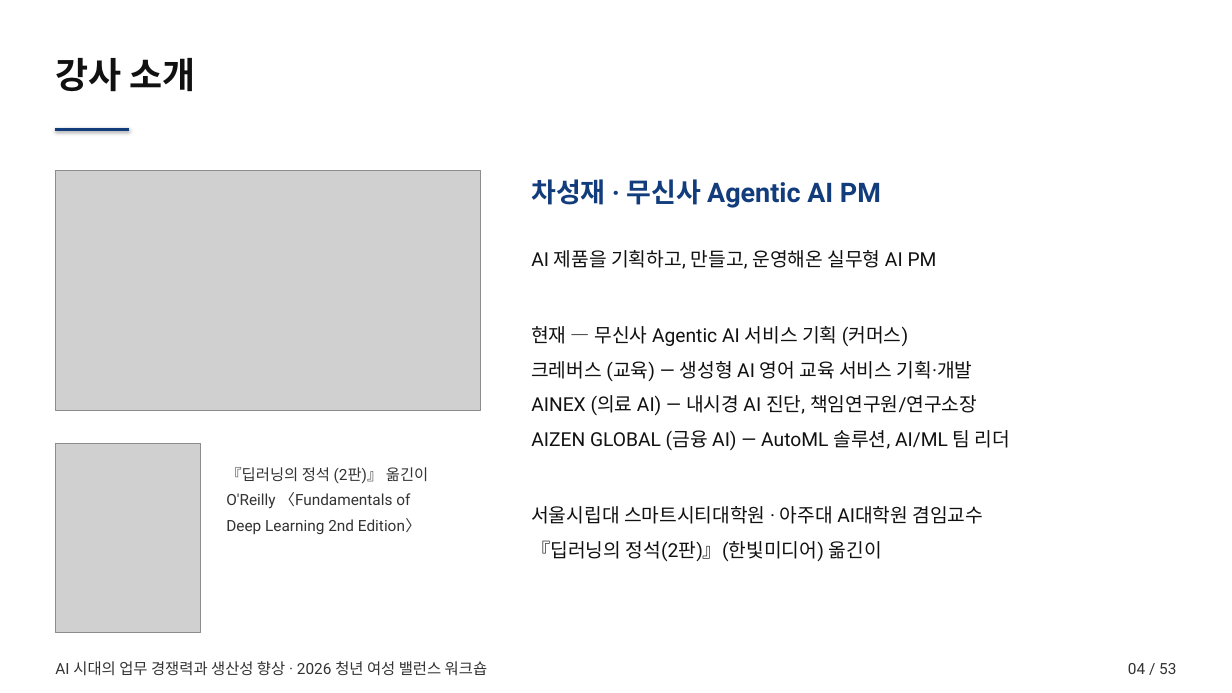
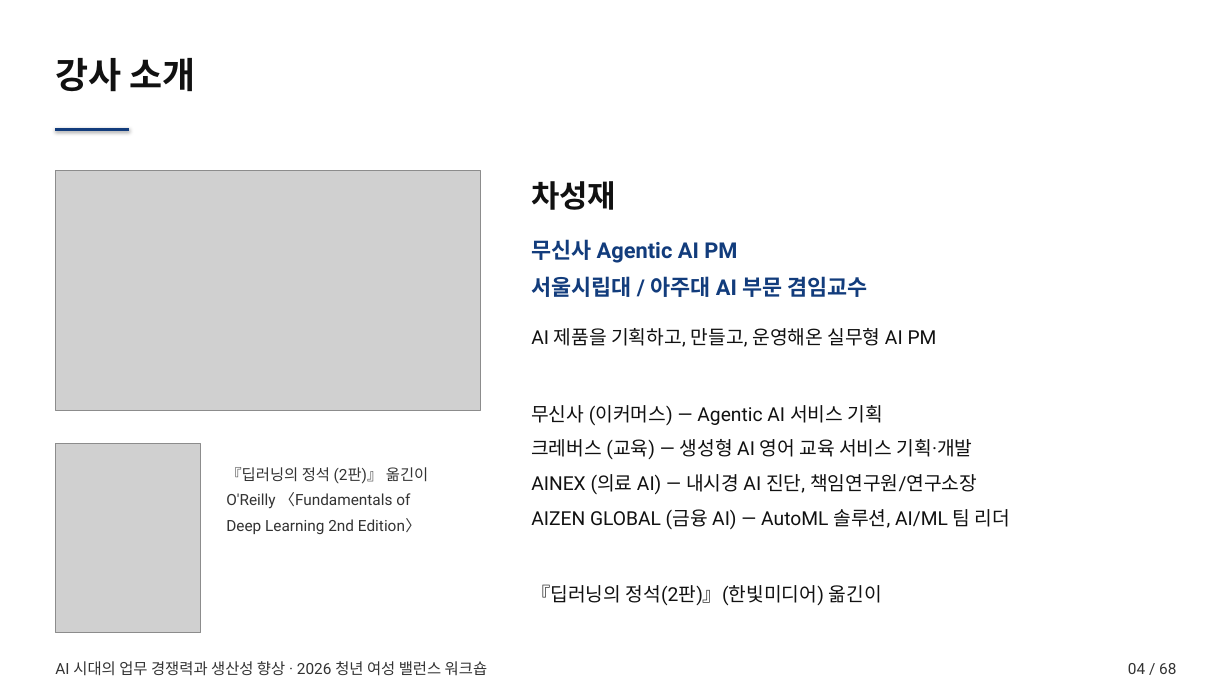
Before and after one commit to smilesjcha/how-to-work-better, a slide deck: slide 4 of lectures/20260723-worklife-ax-workshop/output/worklife-ax-workshop.pptx. Drawn at 1232x693 pixels with LibreOffice and Linux fonts; fonts in the diff are those of the drawing; grey boxes stand for pictures. Boxes give left, top, right and bottom in pixels: in the first picture for what was removed or moved away, otherwise in the second. Text is boxed around its words. In the diff, an @@ line names an element or a change of style, - is before the commit and + after.

```diff
--- a/lectures/20260723-worklife-ax-workshop/output/worklife-ax-workshop.pptx
+++ b/lectures/20260723-worklife-ax-workshop/output/worklife-ax-workshop.pptx
@@ text at (531,181,616,210): text changed; size 21 to 24 pt; text colour #123C7C to #111111 @@
-차성재 · 무신사 Agentic AI PM
+차성재
@@ text added at (531,239,868,297), 17 pt, text #123C7C, bold @@
+무신사 Agentic AI PM
+서울시립대 / 아주대 AI 부문 겸임교수
@@ text "AI 제품을 기획하고, 만들고, 운영해온 ...": place and size @@
-text "AI 제품을 기획하고, 만들고, 운영해온 ..." at (531,250,1010,561)
+text "AI 제품을 기획하고, 만들고, 운영해온 ..." at (531,328,1010,605)
@@ text at (531,405,882,425): text changed @@
-현재 — 무신사 Agentic AI 서비스 기획 (커머스)
+무신사 (이커머스) — Agentic AI 서비스 기획
@@ text at (531,506,984,524): paragraph removed @@
-서울시립대 스마트시티대학원 · 아주대 AI대학원 겸임교수
@@ text at (1128,663,1176,674): text changed @@
-04 / 53
+04 / 68
```
Also in this commit, not shown: 51 other slides changed, 15 slides added, 6 other files.
